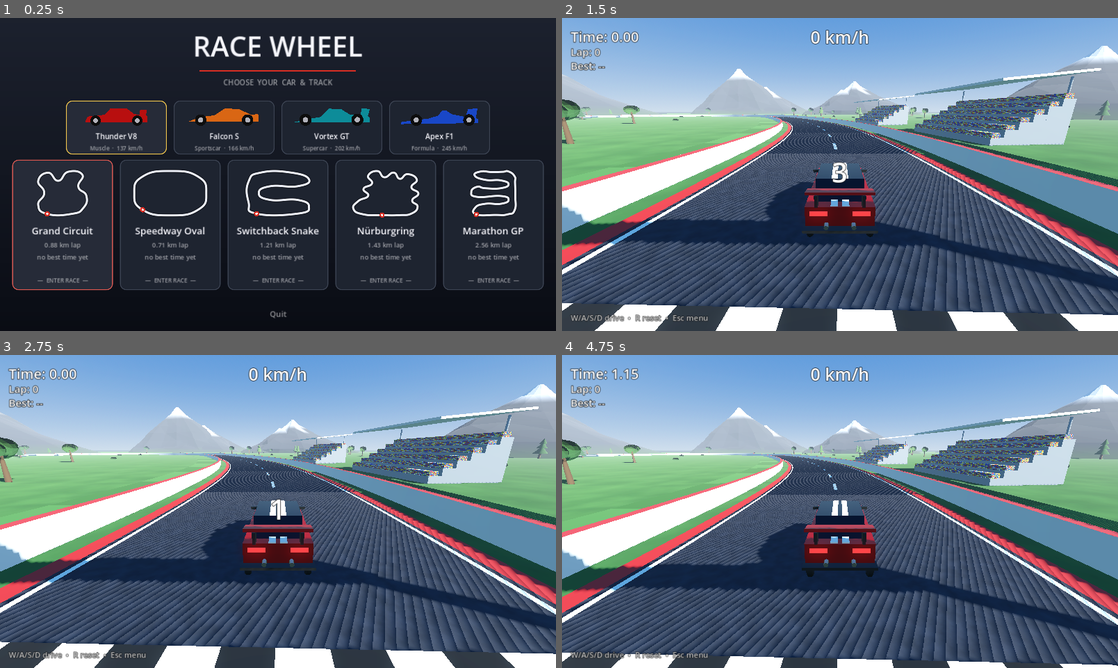
Above: before the commit, frames 1-4 (two rows, left to right).
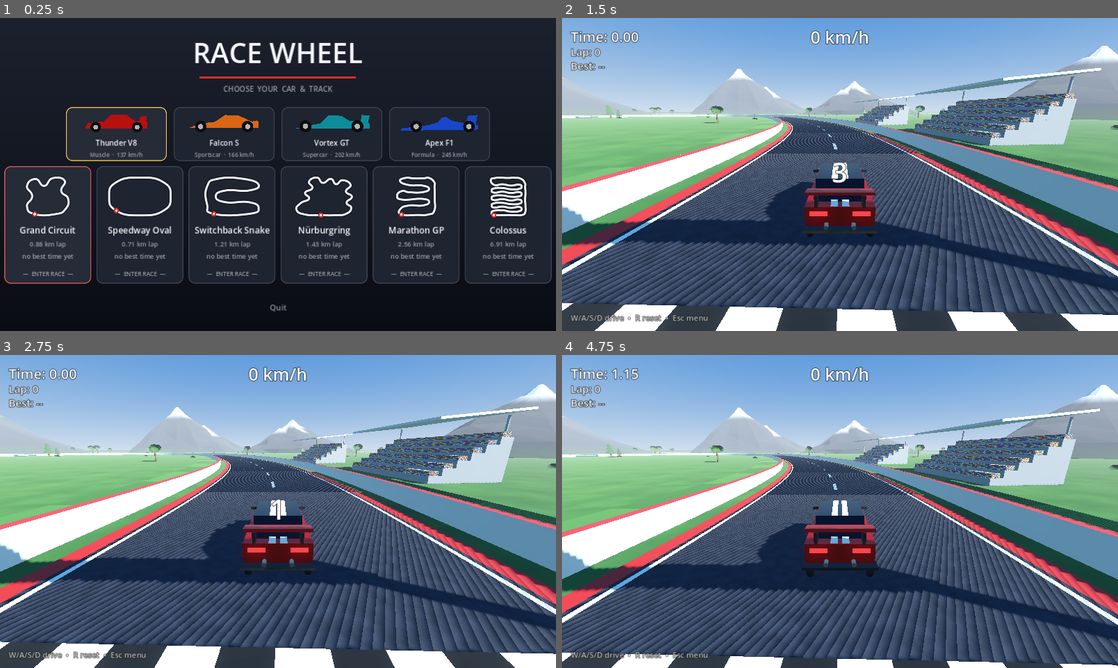
Above: after the commit, the same moments.

Repository: avtandili-babilodze/race_wheel
Game: Godot game, scene res://ui/menu/menu.tscn
The game is run twice, just before and just after one commit, with the same random seed, the same clock (stepped at 60 frames per second) and the same inputs.
Inputs (mouse positions are in pixels of both pictures, inside the frame that each line leads up to):
- Up to frame 1 (0.25 s): no input
- Up to frame 2 (1.5 s): click (623, 224) at 0.52 s; tap Enter at 1.25 s; hold D from 1.28 s (still down); hold R from 1.28 s (still down)
- Up to frame 3 (2.75 s): release D at 2.03 s; release R at 2.03 s; hold S from 2.03 s (still down); tap R at 2.1 s
- Up to frame 4 (4.75 s): release S at 2.78 s; hold D 2.78-3.53 s; hold R 2.78-3.53 s; hold W 3.53-4.28 s; tap R at 3.6 s; hold A from 4.28 s (still down); hold R from 4.28 s (still down)

The runs differ from the first frame. In frame 1, 16% of the frame differs, in the area x 0-100%, y 5-96%; in frame 2, 0.8%; in frame 3, 0.8%; in frame 4, 0.9%.

Commit message:
added big map

Diff:
--- a/race/race.gd
+++ b/race/race.gd
@@ -103,7 +103,7 @@
 	var ground := StaticBody3D.new()
 	var ground_col := CollisionShape3D.new()
 	var ground_shape := BoxShape3D.new()
-	ground_shape.size = Vector3(800, 1, 800)
+	ground_shape.size = Vector3(1100, 1, 1100)
 	ground_col.shape = ground_shape
 	ground_col.position = Vector3(0, -0.5, 0)
 	ground.add_child(ground_col)
@@ -111,11 +111,11 @@
 	var grass_mat := StandardMaterial3D.new()
 	grass_mat.albedo_texture = _noise_tex(
 		0.008, Color(0.15, 0.31, 0.12), Color(0.22, 0.4, 0.16))
-	grass_mat.uv1_scale = Vector3(80, 80, 1)
+	grass_mat.uv1_scale = Vector3(110, 110, 1)
 	grass_mat.roughness = 1.0
 	var ground_mesh := MeshInstance3D.new()
 	var plane := PlaneMesh.new()
-	plane.size = Vector2(800, 800)
+	plane.size = Vector2(1100, 1100)
 	ground_mesh.mesh = plane
 	ground_mesh.material_override = grass_mat
 	ground.add_child(ground_mesh)
@@ -567,18 +567,28 @@
 		var tangent := Vector3(-sin(angle), 0, cos(angle))
 		var peaks := 1 + rng.randi() % 3
 		for p in peaks:
-			var mi := MeshInstance3D.new()
-			mi.mesh = variants[rng.randi() % variants.size()]
-			mi.material_override = mat
+			var variant: ArrayMesh = variants[rng.randi() % variants.size()]
 			var height := rng.randf_range(45.0, 80.0)
 			if p > 0:
 				height *= rng.randf_range(0.5, 0.75)
 			var spread := rng.randf_range(1.3, 1.9)
-			mi.scale = Vector3(height * spread, height, height * spread)
 			var slide := 0.0
 			if p > 0:
 				slide = rng.randf_range(-1.6, 1.6) * height
-			mi.position = base + tangent * slide + Vector3(0, -1.5, 0)
+			var pos := base + tangent * slide + Vector3(0, -1.5, 0)
+			# Big circuits reach the horizon ring: slide a peak outward until
+			# its footprint (noise widens the base up to ~40%) clears the
+			# road, and drop it if there is no room left on the ground plane.
+			var clearance := height * spread * 1.4 + 12.0
+			while _distance_to_track(pos) < clearance and pos.length() < 520.0:
+				pos += pos.normalized() * 15.0
+			if _distance_to_track(pos) < clearance:
+				continue
+			var mi := MeshInstance3D.new()
+			mi.mesh = variant
+			mi.material_override = mat
+			mi.scale = Vector3(height * spread, height, height * spread)
+			mi.position = pos
 			mi.rotation.y = rng.randf() * TAU
 			add_child(mi)
 
@@ -620,9 +630,9 @@
 
 	var placed := 0
 	var attempts := 0
-	while placed < 70 and attempts < 500:
+	while placed < 100 and attempts < 800:
 		attempts += 1
-		var pos := Vector3(rng.randf_range(-240, 240), 0, rng.randf_range(-240, 240))
+		var pos := Vector3(rng.randf_range(-340, 340), 0, rng.randf_range(-340, 340))
 		if _distance_to_track(pos) < TRACK_WIDTH / 2.0 + 10.0:
 			continue
 		var near_stand := false
@@ -691,9 +701,9 @@
 		variants.append(_blob_mesh(rng.randi(), 0.3))
 	var placed := 0
 	var attempts := 0
-	while placed < 90 and attempts < 600:
+	while placed < 120 and attempts < 900:
 		attempts += 1
-		var pos := Vector3(rng.randf_range(-230, 230), 0, rng.randf_range(-230, 230))
+		var pos := Vector3(rng.randf_range(-340, 340), 0, rng.randf_range(-340, 340))
 		if _distance_to_track(pos) < TRACK_WIDTH / 2.0 + 8.5:
 			continue
 		var near_stand := false
--- a/race/track_data.gd
+++ b/race/track_data.gd
@@ -97,4 +97,37 @@
 			Vector2(-150, 130),                      # sweep home
 		],
 	},
+	{
+		# The 6 km giant: an outer loop of mega-straights wrapped around an
+		# eight-rung infield serpentine. The rungs weave gently and all share
+		# the same wave phase, so the corridors between them stay 70 m apart.
+		"name": "Colossus",
+		"points": [
+			Vector2(-240, 352), Vector2(-150, 355), Vector2(40, 352),
+			Vector2(180, 356), Vector2(300, 348),    # start/finish mega-straight
+			Vector2(352, 295),                       # turn 1
+			Vector2(356, 180), Vector2(350, 60),     # east-edge blast
+			Vector2(356, -60), Vector2(350, -170),
+			Vector2(345, -250),                      # kink at speed
+			Vector2(272, -330), Vector2(150, -350),  # top-right sweep
+			Vector2(20, -346), Vector2(-110, -352), Vector2(-200, -348),  # top straight
+			Vector2(-296, -312),                     # corner dropping to the infield
+			Vector2(-230, -215), Vector2(-75, -227), Vector2(80, -203), Vector2(230, -221),  # rung 1
+			Vector2(282, -180),                      # hairpin right
+			Vector2(230, -139), Vector2(80, -133), Vector2(-75, -157), Vector2(-230, -151),  # rung 2
+			Vector2(-282, -110),                     # hairpin left
+			Vector2(-230, -69), Vector2(-75, -87), Vector2(80, -63), Vector2(230, -81),      # rung 3
+			Vector2(282, -40),                       # hairpin right
+			Vector2(230, 1), Vector2(80, 7), Vector2(-75, -17), Vector2(-230, -11),          # rung 4
+			Vector2(-282, 30),                       # hairpin left
+			Vector2(-230, 71), Vector2(-75, 53), Vector2(80, 77), Vector2(230, 59),          # rung 5
+			Vector2(282, 100),                       # hairpin right
+			Vector2(230, 141), Vector2(80, 147), Vector2(-75, 123), Vector2(-230, 129),      # rung 6
+			Vector2(-282, 170),                      # hairpin left
+			Vector2(-230, 211), Vector2(-75, 193), Vector2(80, 217), Vector2(230, 199),      # rung 7
+			Vector2(282, 240),                       # hairpin right
+			Vector2(230, 281), Vector2(80, 287), Vector2(-75, 263), Vector2(-230, 269),      # rung 8
+			Vector2(-285, 311),                      # final hairpin home
+		],
+	},
 ]
--- a/ui/menu/menu.gd
+++ b/ui/menu/menu.gd
@@ -10,7 +10,7 @@
 
 	func _init(track_points: Array) -> void:
 		points = track_points
-		custom_minimum_size = Vector2(180, 130)
+		custom_minimum_size = Vector2(160, 115)
 		mouse_filter = Control.MOUSE_FILTER_IGNORE
 		resized.connect(queue_redraw)
 
@@ -137,7 +137,7 @@
 		car_row.add_child(_make_car_card(i, car_group))
 
 	var cards := HBoxContainer.new()
-	cards.add_theme_constant_override("separation", 16)
+	cards.add_theme_constant_override("separation", 12)
 	cards.alignment = BoxContainer.ALIGNMENT_CENTER
 	vbox.add_child(cards)
 
@@ -227,7 +227,7 @@
 	var track: Dictionary = TrackData.TRACKS[index]
 
 	var card := Button.new()
-	card.custom_minimum_size = Vector2(232, 300)
+	card.custom_minimum_size = Vector2(200, 270)
 	card.add_theme_stylebox_override("normal",
 		_card_style(Color(0.24, 0.27, 0.33), Color(0.12, 0.14, 0.19)))
 	card.add_theme_stylebox_override("hover",
@@ -244,7 +244,7 @@
 
 	var name_label := Label.new()
 	name_label.text = track.name
-	name_label.add_theme_font_size_override("font_size", 22)
+	name_label.add_theme_font_size_override("font_size", 20)
 	name_label.add_theme_color_override("font_color", Color(0.96, 0.96, 0.98))
 	name_label.horizontal_alignment = HORIZONTAL_ALIGNMENT_CENTER
 	content.add_child(name_label)
Not shown, changed: README.md
